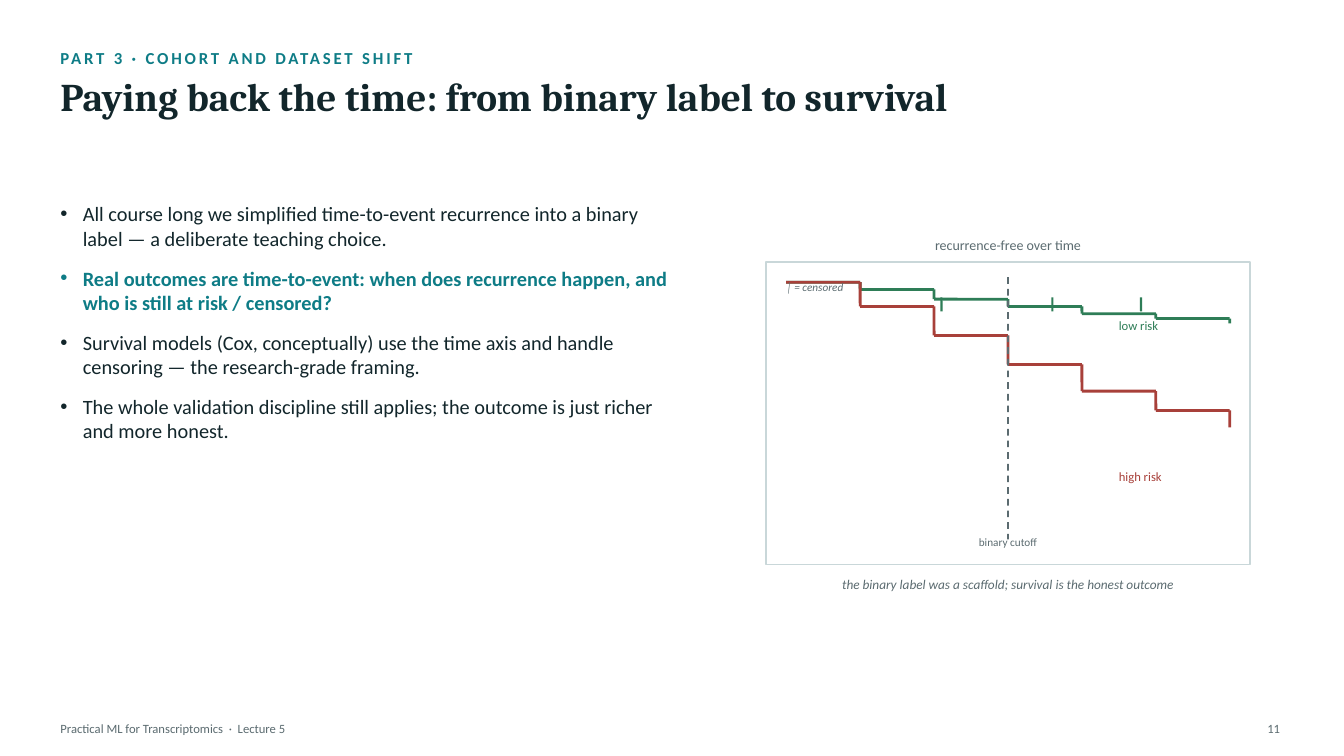
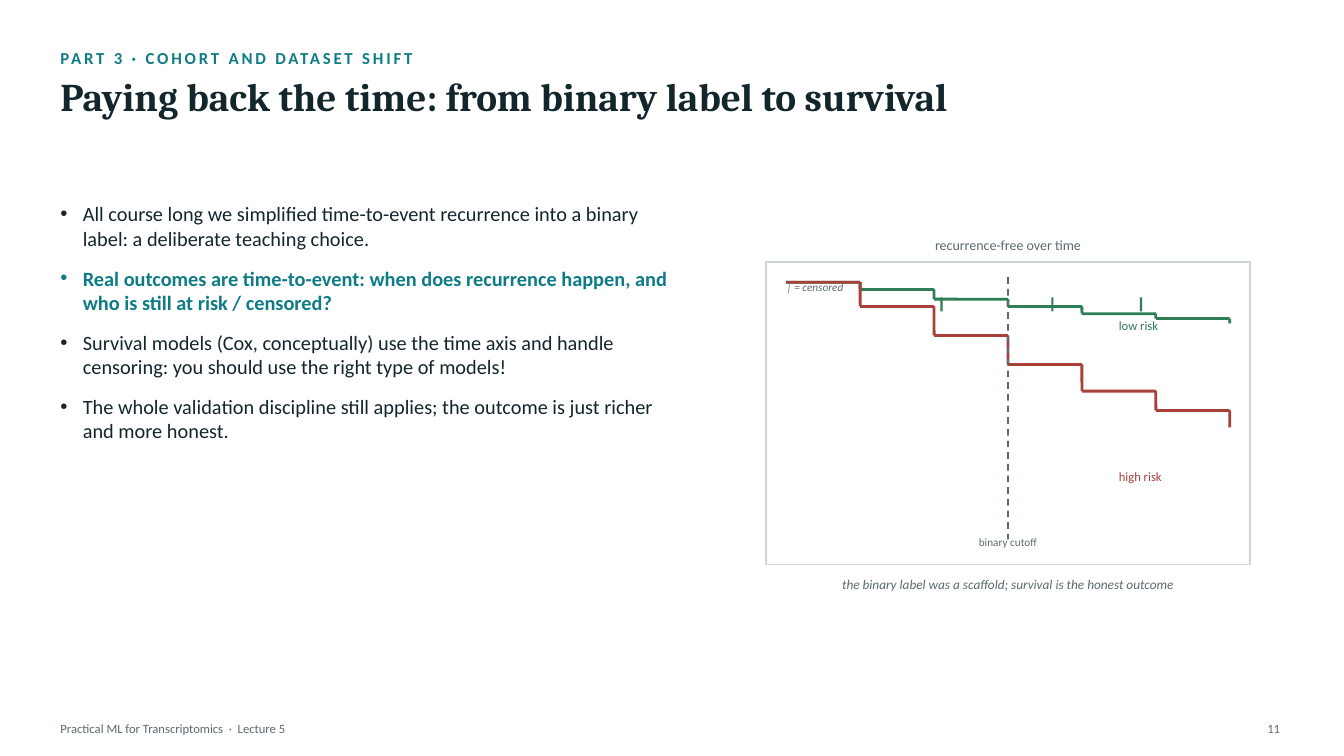
Before and after one commit to zhanyinx/ml26, a slide deck: slide 11 of lessons/lesson05_research_grade_ml/theory/slides/Lecture5 - Research-Grade Machine Learning.pptx. Drawn at 1344x756 pixels with LibreOffice and Linux fonts; fonts in the diff are those of the drawing. Boxes give left, top, right and bottom in pixels: in the first picture for what was removed or moved away, otherwise in the second. Text is boxed around its words. In the diff, an @@ line names an element or a change of style, - is before the commit and + after.

```diff
--- a/lessons/lesson05_research_grade_ml/theory/slides/Lecture5 - Research-Grade Machine Learning.pptx
+++ b/lessons/lesson05_research_grade_ml/theory/slides/Lecture5 - Research-Grade Machine Learning.pptx
@@ text at box(83, 207, 638, 250): text changed @@
-• All course long we simplified time-to-event recurrence into a binary label — a deliberate teaching choice.
+• All course long we simplified time-to-event recurrence into a binary label: a deliberate teaching choice.
@@ text at box(83, 335, 614, 378): text changed @@
-• Survival models (Cox, conceptually) use the time axis and handle censoring — the research-grade framing.
+• Survival models (Cox, conceptually) use the time axis and handle censoring: you should use the right type of models!
```
Also in this commit, not shown: 15 other slides changed, 3 slides removed.
